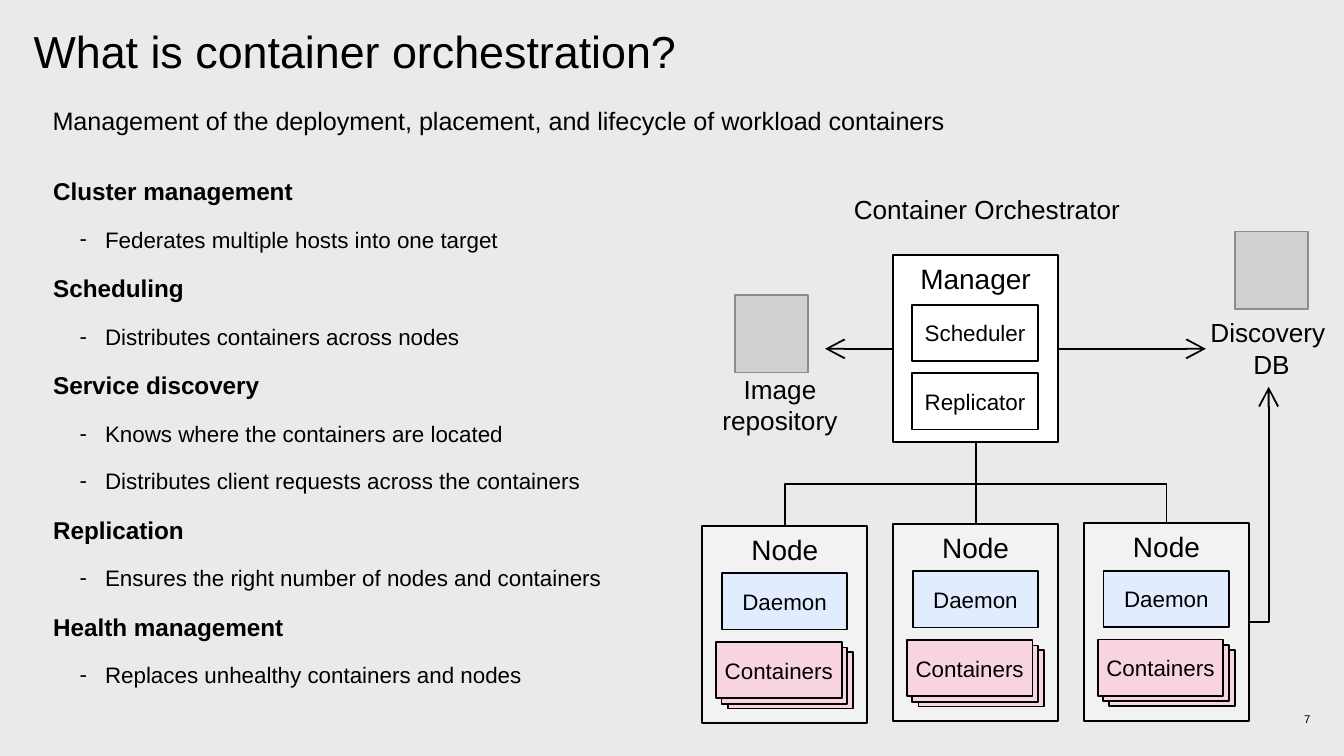
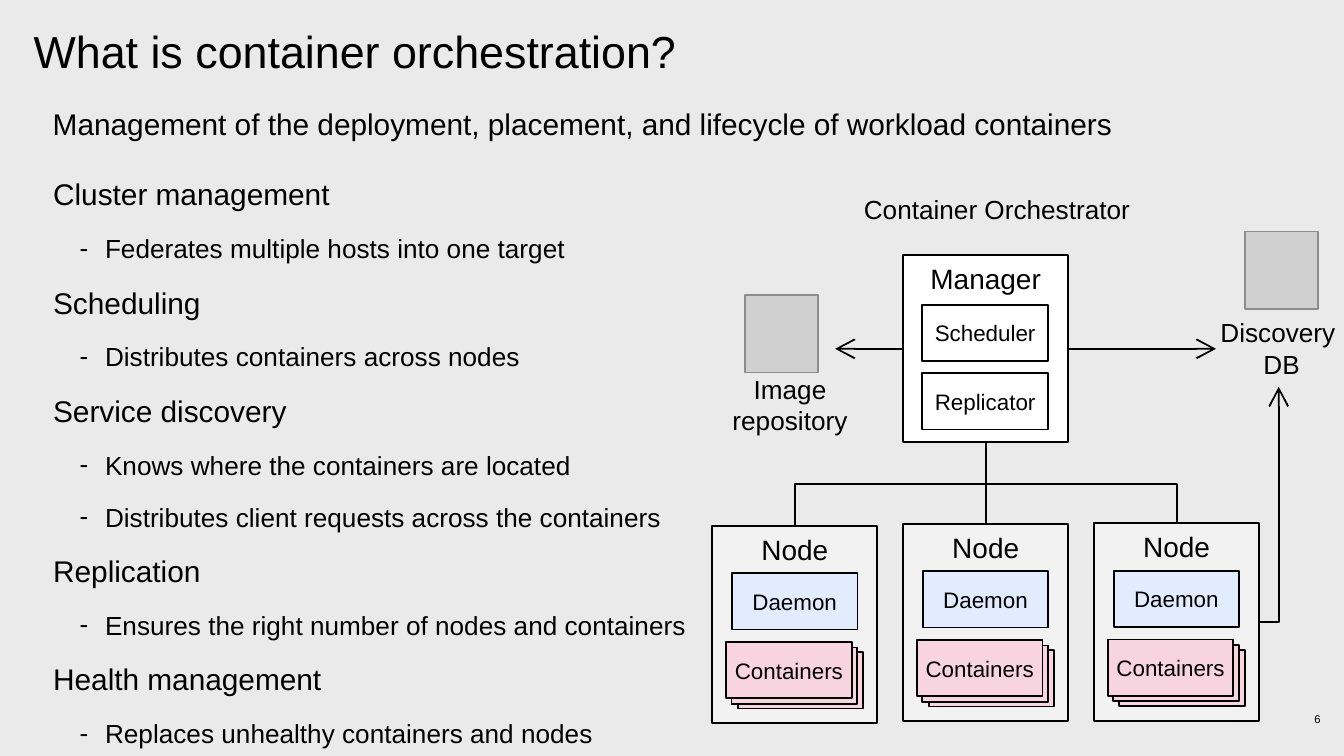
Before and after one commit to patrocinio/cloud-private-bootcamp, a slide deck: slide 6 of Units_development/Container orchestration_AWG.pptx (slide 7 before the commit). Drawn at 1344x756 pixels with LibreOffice and Linux fonts; fonts in the diff are those of the drawing; grey boxes stand for pictures. Boxes give left, top, right and bottom in pixels: in the first picture for what was removed or moved away, otherwise in the second. Text is boxed around its words. In the diff, an @@ line names an element or a change of style, - is before the commit and + after.

```diff
--- a/Units_development/Container orchestration_AWG.pptx
+++ b/Units_development/Container orchestration_AWG.pptx
@@ text "Management of the deployment, placement, ..." at (x1=53, y1=113, x2=1111, y2=140): size 13.5 to 16 pt @@
@@ text "Cluster management" at (x1=53, y1=183, x2=686, y2=749): size 13 to 16 pt, bold off in "Cluster management", "Scheduling", "Service discovery", "Replication" and 1 more places; size 12 to 14 pt in "Federates multiple hosts into one target", "Distributes containers across nodes", "Knows where the containers are located", "Distributes client requests across the containers" and 2 more places @@
@@ 18 rectangles, 3 texts, 2 pictures, 2 elbow lines, 2 arrows, 1 line, 1 elbow arrow moved together from (x1=702, y1=200, x2=1325, y2=723) to (x1=712, y1=200, x2=1335, y2=723) @@
@@ page number at (x1=1314, y1=715, x2=1320, y2=723): text changed @@
-7
+6
```
Also in this commit, not shown: 1 other slide changed, 1 slide removed.
